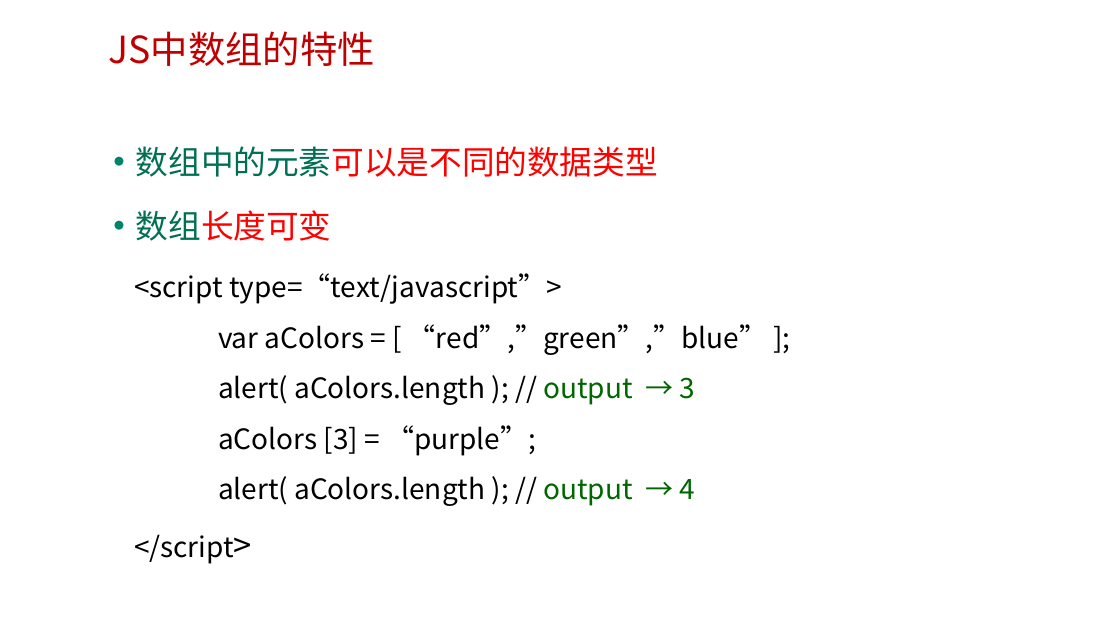
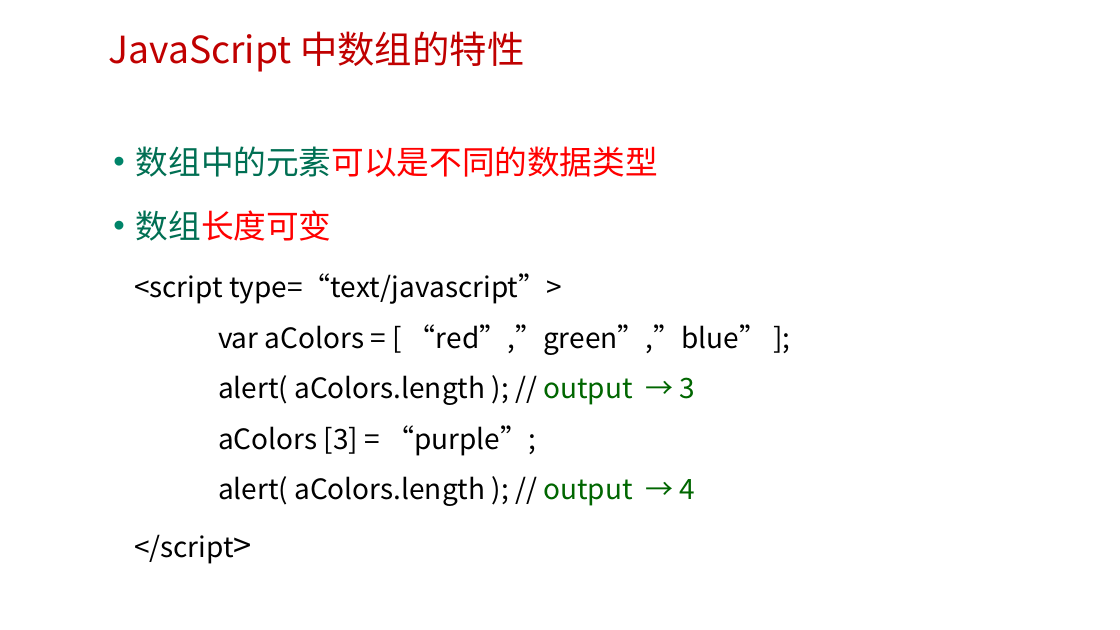
Before and after one commit to edu2act/course-web2, a slide deck: slide 18 of materials/slides/第四章 字符串和数组.pptx (slide 16 before the commit). Drawn at 1120x630 pixels with LibreOffice and Linux fonts; fonts in the diff are those of the drawing; background and template pictures are left out. Boxes give left, top, right and bottom in pixels: in the first picture for what was removed or moved away, otherwise in the second. Text is boxed around its words. In the diff, an @@ line names an element or a change of style, - is before the commit and + after.

```diff
--- a/materials/slides/第四章 字符串和数组.pptx
+++ b/materials/slides/第四章 字符串和数组.pptx
@@ text at [108, 31, 524, 72]: text changed @@
-JS中数组的特性
+JavaScript 中数组的特性
```
Also in this commit, not shown: 3 other slides changed, 2 slides added, 3 other files.
